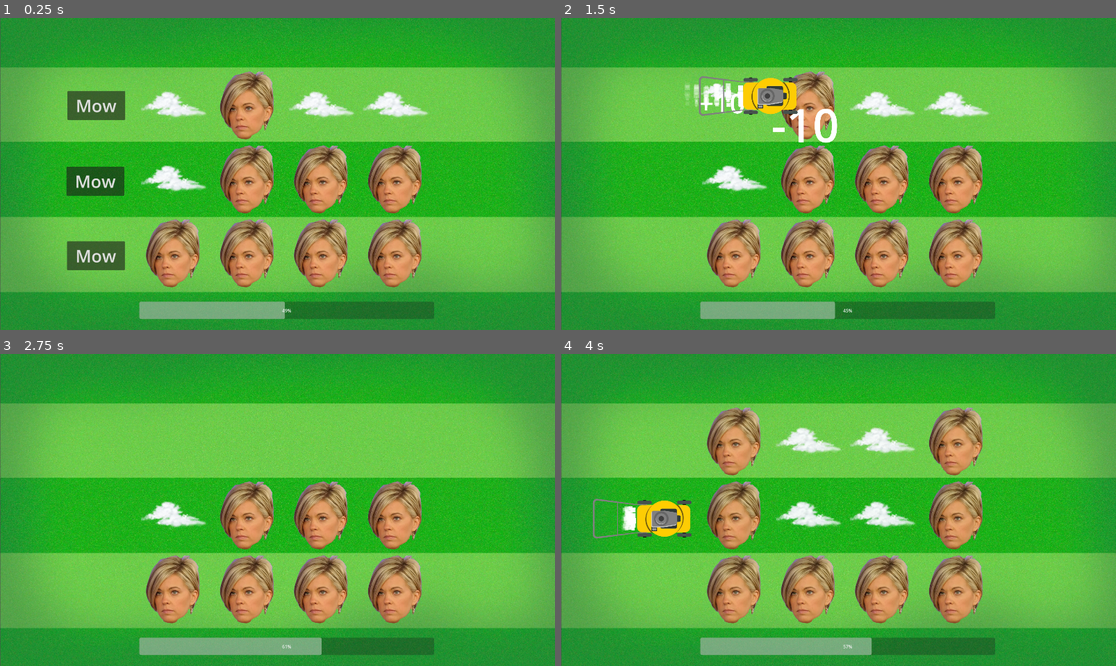
Above: before the commit, frames 1-4 (two rows, left to right).
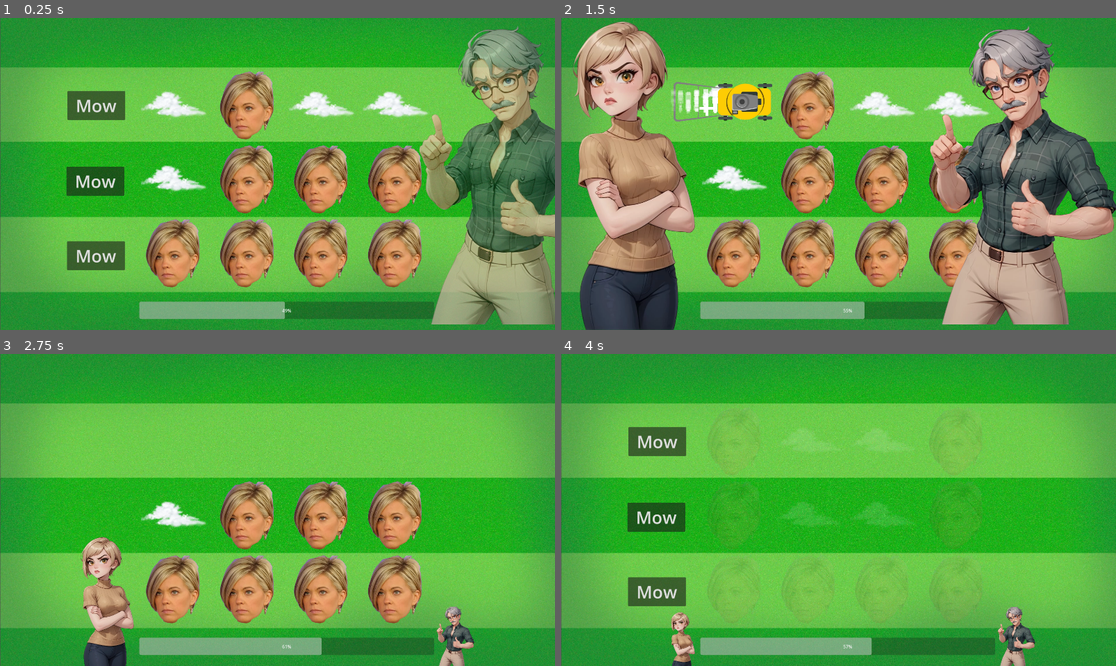
Above: after the commit, the same moments.

Repository: Andy-Tanis/last-meme-standing
Game: Godot game, scene res://scenes/lawn.tscn
Two runs of this game, one before a commit and one after it. Both use one fixed random seed, a clock stepped at 60 frames per second and the inputs below.
Inputs (mouse positions are in pixels of both pictures, inside the frame that each line leads up to):
- Up to frame 1 (0.25 s): no input
- Up to frame 2 (1.5 s): click "Mow" at 0.5 s
- Up to frame 3 (2.75 s): no input
- Up to frame 4 (4 s): click (655, 516) at 3.5 s, where only the run before the commit has a clickable "Mow"

The runs differ from the first frame. In frame 1, 16% of the frame differs, in the area x 75-100%, y 2-99%; in frame 2, 36%, in the area x 2-100%, y 1-100%; in frame 3, 3.4%; in frame 4, 20%.

Commit message:
Add files via upload

Diff:
--- a/scripts/lawn.gd
+++ b/scripts/lawn.gd
@@ -15,6 +15,9 @@
 		var character_to_use = [0, 1].pick_random()
 		n.texture = load("res://assets/characters/" + character[character_to_use] + ".webp")
 
+	$Boomer/AnimationPlayer.play("show")
+	await get_tree().create_timer(.5).timeout
+	$Karen/AnimationPlayer.play("show")
 
 # Called every frame. 'delta' is the elapsed time since the previous frame.
 func _process(delta: float) -> void:
@@ -44,12 +47,36 @@
 
 	lawnmower_spawned()
 
-	$Lawnmower.position = Vector2(240, 270)
+	$Lawnmower.position = Vector2(240, 290)
 
 	$Lawnmower.show()
 
 	var tween = get_tree().create_tween().set_trans(Tween.TRANS_CUBIC).set_ease(Tween.EASE_IN_OUT)
-	tween.tween_property($Lawnmower, "position", Vector2(2200, 270), 2.5)
+	tween.tween_property($Lawnmower, "position", Vector2(2900, 290), 3.0)
+	tween.tween_callback(finished_mowing)
+
+func _on_button_mow_2_pressed() -> void:
+
+	lawnmower_spawned()
+
+	$Lawnmower.position = Vector2(240, 560)
+
+	$Lawnmower.show()
+
+	var tween = get_tree().create_tween().set_trans(Tween.TRANS_CUBIC).set_ease(Tween.EASE_IN_OUT)
+	tween.tween_property($Lawnmower, "position", Vector2(2900, 560), 3.0)
+	tween.tween_callback(finished_mowing)
+
+func _on_button_mow_3_pressed() -> void:
+
+	lawnmower_spawned()
+
+	$Lawnmower.position = Vector2(240, 820)
+
+	$Lawnmower.show()
+
+	var tween = get_tree().create_tween().set_trans(Tween.TRANS_CUBIC).set_ease(Tween.EASE_IN_OUT)
+	tween.tween_property($Lawnmower, "position", Vector2(2900, 820), 3.0)
 	tween.tween_callback(finished_mowing)
 
 func lawnmower_spawned() -> void:
@@ -62,40 +89,18 @@
 	$ButtonMow2.hide()
 	$ButtonMow3.hide()
 
-func _on_button_mow_2_pressed() -> void:
-
-	lawnmower_spawned()
-
-	$Lawnmower.position = Vector2(240, 570)
-
-	$Lawnmower.show()
-
-	var tween = get_tree().create_tween().set_trans(Tween.TRANS_CUBIC).set_ease(Tween.EASE_IN_OUT)
-	tween.tween_property($Lawnmower, "position", Vector2(2200, 570), 2.5)
-	tween.tween_callback(finished_mowing)
-
-func _on_button_mow_3_pressed() -> void:
-
-	lawnmower_spawned()
-
-	$Lawnmower.position = Vector2(240, 840)
-
-	$Lawnmower.show()
-
-	var tween = get_tree().create_tween().set_trans(Tween.TRANS_CUBIC).set_ease(Tween.EASE_IN_OUT)
-	tween.tween_property($Lawnmower, "position", Vector2(2200, 840), 2.5)
-	tween.tween_callback(finished_mowing)
-
 func finished_mowing() -> void:
 
+	time_until_rotation = 200
+
 	rotate_items()
-
-	$Lawnmower.hide()
 
 	if !game_over:
 		$ButtonMow1.show()
 		$ButtonMow2.show()
 		$ButtonMow3.show()
+
+	$Lawnmower.hide()
 
 
 func _on_area_2d_area_entered(area: Area2D) -> void:
@@ -135,6 +140,8 @@
 func win() -> void:
 
 	game_over = true
+	$Boomer/AnimationPlayer.play("win")
+	$Karen/AnimationPlayer.play("lose")
 	$LabelYouWinLose.text = "You Won!"
 	$LabelYouWinLose/AnimationPlayer.play("show")
 	$Win.play()
@@ -144,6 +151,8 @@
 func lose() -> void:
 
 	game_over = true
+	$Karen/AnimationPlayer.play("win")
+	$Boomer/AnimationPlayer.play("lose")
 	$LabelYouWinLose.text = "You Lost!"
 	$LabelYouWinLose/AnimationPlayer.play("show")
 	$Lose.play()
